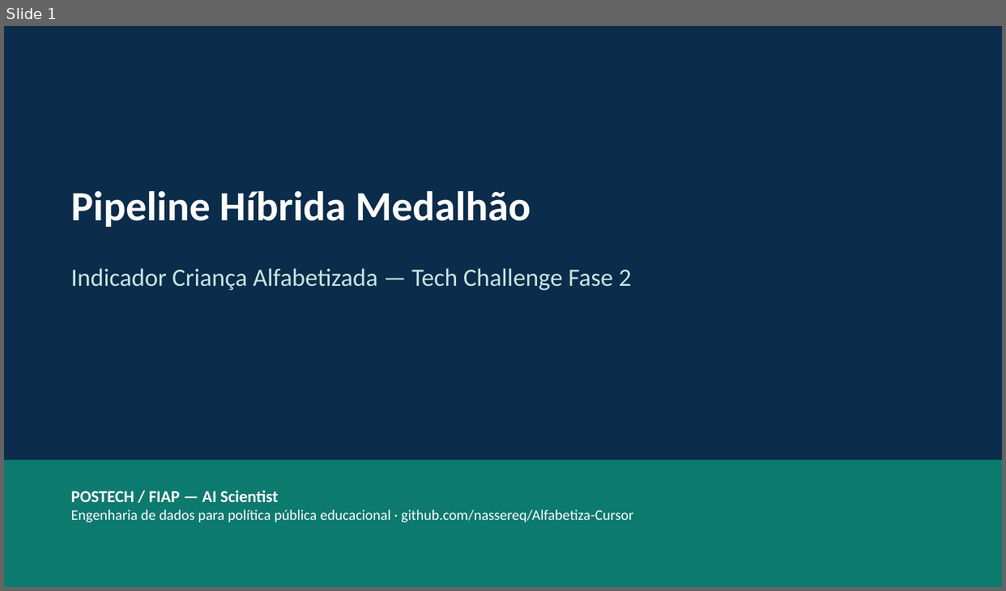
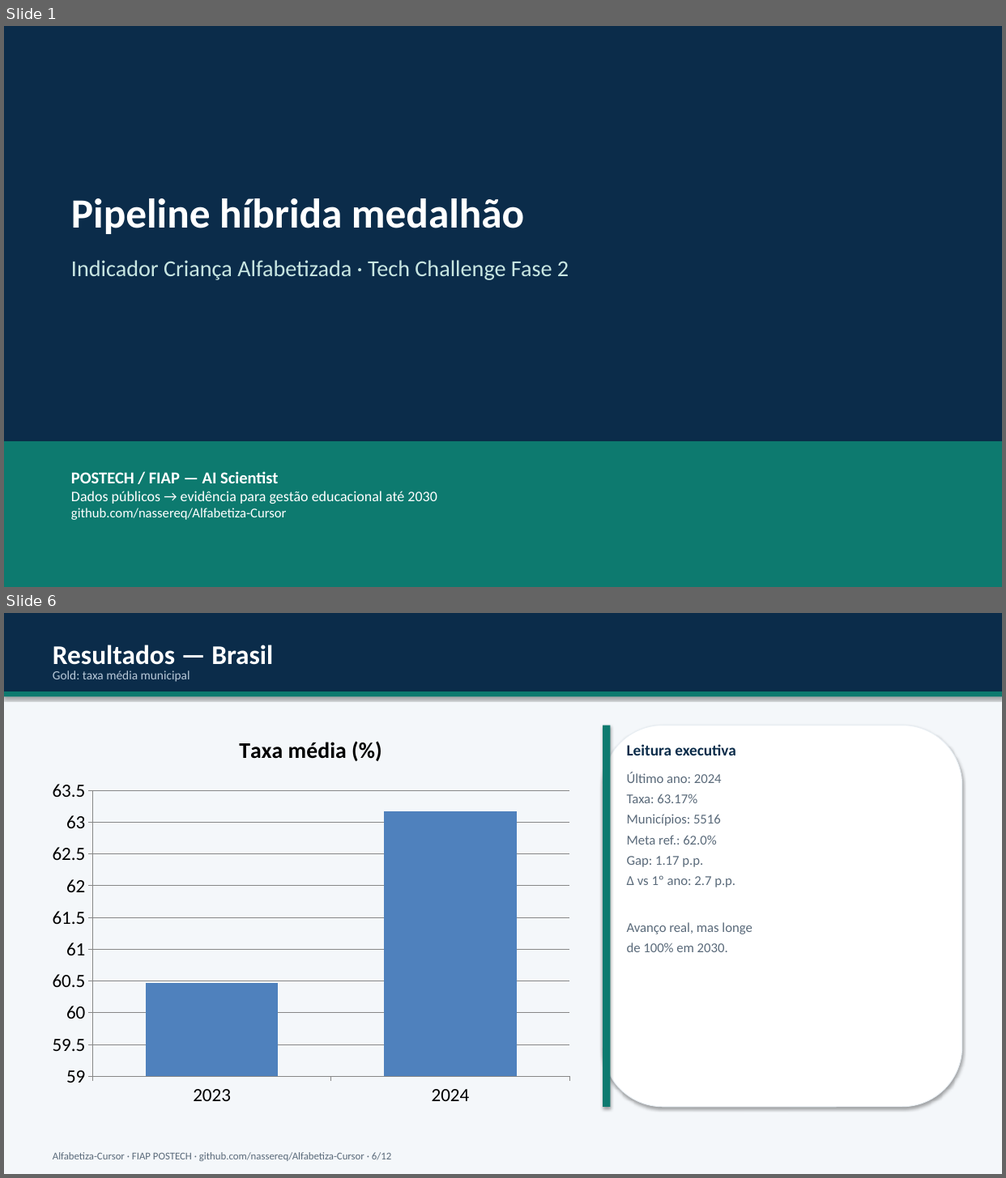
Before and after one commit to nassereq/Alfabetiza-Cursor, a slide deck: docs/Apresentacao_Tech_Challenge_Fase2_Alfabetiza.pptx. Shown one above the other, each under a label of ours: slide 1 before the commit, slides 1 and 6 after it; the slides between them are not shown. The pictures are 1006x591 and 1006x1178 pixels, drawn with LibreOffice and Linux fonts; fonts in the diff are those of the drawing. Boxes give left, top, right and bottom in pixels: in the first picture for what was removed or moved away, otherwise in the second. Text is boxed around its words. In the diff, an @@ line names an element or a change of style, - is before the commit and + after.

```diff
--- a/docs/Apresentacao_Tech_Challenge_Fase2_Alfabetiza.pptx
+++ b/docs/Apresentacao_Tech_Challenge_Fase2_Alfabetiza.pptx
@@ slide 6 added at (x1=4, y1=613, x2=1002, y2=1174), background #FFFFFF @@
@@ rectangle added at (x1=4, y1=613, x2=1002, y2=1174), fill #F4F7FA @@
@@ rectangle added at (x1=4, y1=613, x2=1002, y2=692), fill #0B2C4A @@
@@ text added at (x1=53, y1=645, x2=273, y2=671), 26 pt, text #FFFFFF, bold @@
+Resultados — Brasil
@@ text added at (x1=53, y1=671, x2=190, y2=682), 12 pt, text #B8C9D9 @@
+Gold: taxa média municipal
@@ rectangle added at (x1=4, y1=692, x2=1002, y2=697), fill #0D7A6F @@
@@ column chart added at (x1=41, y1=717, x2=581, y2=1114) @@
+title "Taxa média (%)"
+categories: 2023, 2024
+Taxa média (%): 60, 63
@@ rounded rectangle added at (x1=603, y1=726, x2=962, y2=1107), fill #FFFFFF, outline #E8EEF3 0.75 pt @@
@@ rectangle added at (x1=603, y1=726, x2=611, y2=1107), fill #0D7A6F @@
@@ text added at (x1=627, y1=744, x2=735, y2=756), 15 pt, text #0B2C4A, bold @@
+Leitura executiva
@@ text added at (x1=627, y1=773, x2=752, y2=952), 13 pt, text #5A6A7A @@
+Último ano: 2024
+Taxa: 63.17%
+Municípios: 5516
+Meta ref.: 62.0%
+Gap: 1.17 p.p.
+Δ vs 1º ano: 2.7 p.p.
+Avanço real, mas longe
+de 100% em 2030.
@@ text added at (x1=53, y1=1152, x2=391, y2=1161), 10 pt, text #5A6A7A @@
+Alfabetiza-Cursor · FIAP POSTECH · github.com/nassereq/Alfabetiza-Cursor · 6/12
@@ slide 1 changed as well @@
@@ text at (x1=71, y1=199, x2=524, y2=234): text changed @@
-Pipeline Híbrida Medalhão
+Pipeline híbrida medalhão
@@ text at (x1=71, y1=260, x2=569, y2=280): text changed; size 24 to 22 pt @@
-Indicador Criança Alfabetizada — Tech Challenge Fase 2
+Indicador Criança Alfabetizada · Tech Challenge Fase 2
@@ rectangle resized from (x1=4, y1=460, x2=1002, y2=587) to (x1=4, y1=442, x2=1002, y2=587) @@
@@ text "POSTECH / FIAP — AI ..." moved from (x1=71, y1=490, x2=633, y2=523) to (x1=71, y1=472, x2=437, y2=520) @@
@@ text at (x1=71, y1=491, x2=437, y2=520): text changed @@
-Engenharia de dados para política pública educacional · github.com/nassereq/Alfabetiza-Cursor
+Dados públicos → evidência para gestão educacional até 2030
+github.com/nassereq/Alfabetiza-Cursor
```
Also in this commit, not shown: 5 other slides changed, 5 other slides added, 11 slides removed, 23 other files.
